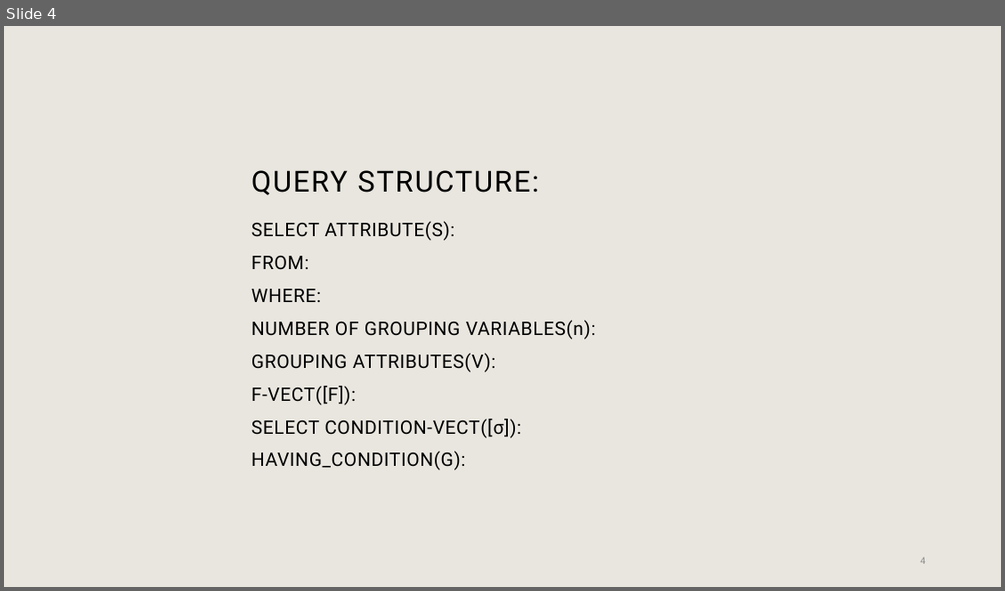
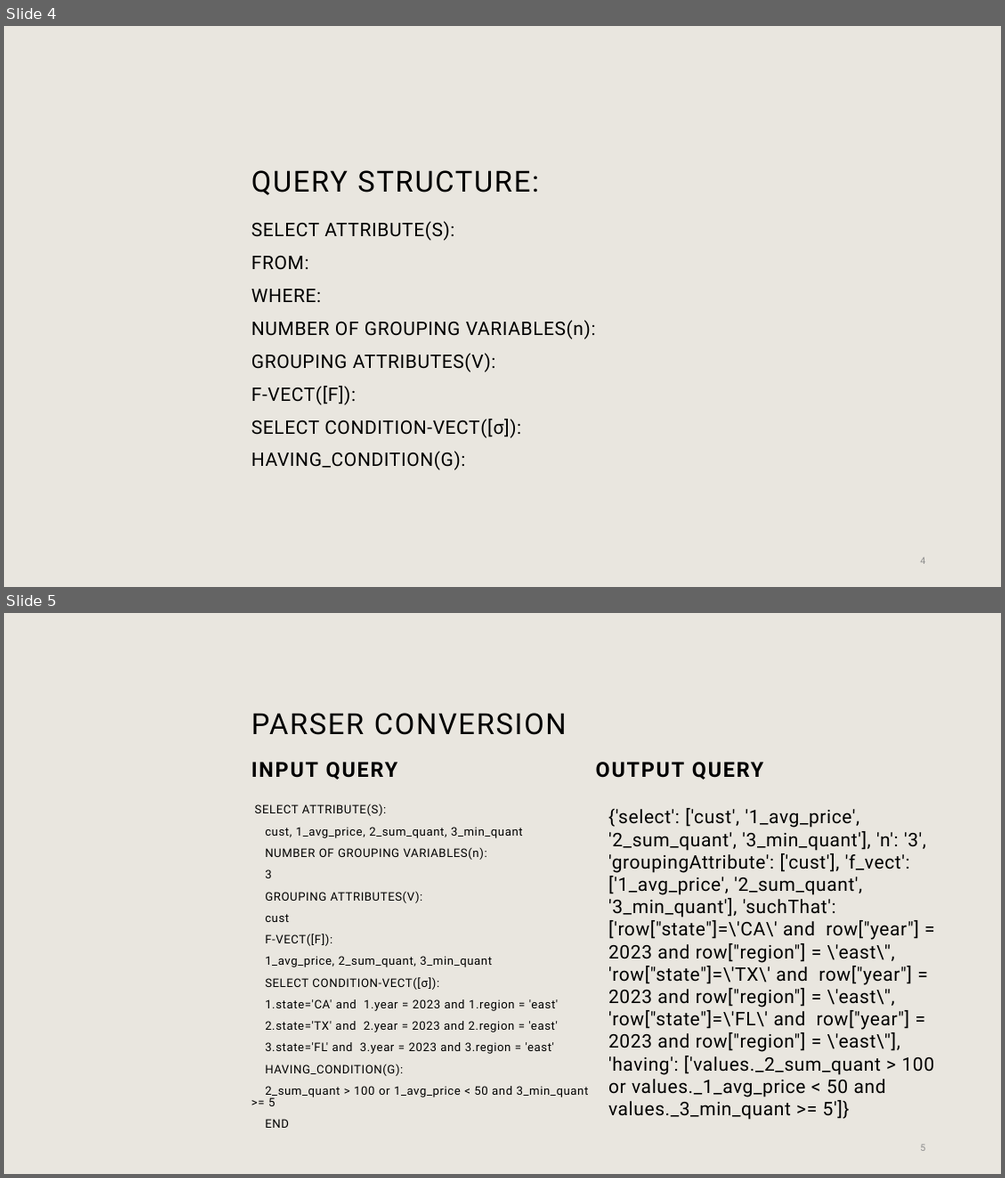
Before and after one commit to Dawnday91/CS_562_query_processing_engine, a slide deck: Team Amaan Presents.pptx. Shown one above the other, each under a label of ours: slide 4 before the commit, slides 4 and 5 after it. The pictures are 1005x591 and 1005x1178 pixels, drawn with LibreOffice and Linux fonts; fonts in the diff are those of the drawing; background and template pictures are left out. Boxes give left, top, right and bottom in pixels: in the first picture for what was removed or moved away, otherwise in the second. Text is boxed around its words. In the diff, an @@ line names an element or a change of style, - is before the commit and + after.

```diff
--- a/Team Amaan Presents.pptx
+++ b/Team Amaan Presents.pptx
@@ slide 5 added at (4, 613, 1001, 1174), background #E9E6DF @@
@@ title added at (251, 713, 566, 735), 28 pt, text #000000 @@
+PARSER CONVERSION
@@ text added at (251, 762, 397, 779), 20 pt, text #000000, bold @@
+INPUT QUERY
@@ text added at (596, 762, 763, 779), 20 pt, text #000000, bold @@
+OUTPUT QUERY
@@ text added at (255, 803, 589, 1127), 11.2 pt, text #000000 @@
+SELECT ATTRIBUTE(S):
+cust, 1_avg_price, 2_sum_quant, 3_min_quant
+NUMBER OF GROUPING VARIABLES(n):
+3
+GROUPING ATTRIBUTES(V):
+cust
+F-VECT([F]):
+1_avg_price, 2_sum_quant, 3_min_quant
+SELECT CONDITION-VECT([σ]):
+1.state='CA' and 1.year = 2023 and 1.region = 'east'
+2.state='TX' and 2.year = 2023 and 2.region = 'east'
+3.state='FL' and 3.year = 2023 and 3.region = 'east'
+HAVING_CONDITION(G):
+2_sum_quant > 100 or 1_avg_price < 50 and 3_min_quant >= 5
+END
@@ text added at (608, 808, 935, 1119), 18 pt, text #000000 @@
+{'select': ['cust', '1_avg_price', '2_sum_quant', '3_min_quant'], 'n': '3', 'groupingAttribute': ['cust'], 'f_vect': ['1_avg_price', '2_sum_quant', '3_min_quant'], 'suchThat': ['row["state"]=\'CA\' and row["year"] = 2023 and row["region"] = \'east\'', 'row["state"]=\'TX\' and row["year"] = 2023 and row["region"] = \'east\'', 'row["state"]=\'FL\' and row["year"] = 2023 and row["region"] = \'east\''], 'having': ['values._2_sum_quant > 100 or values._1_avg_price < 50 and values._3_min_quant >= 5']}
@@ page number added at (920, 1143, 925, 1151), 9 pt, text #8C8C8C @@
+5
```
Also in this commit, not shown: 1 slide changed, 3 other slides added, 1 other file.
